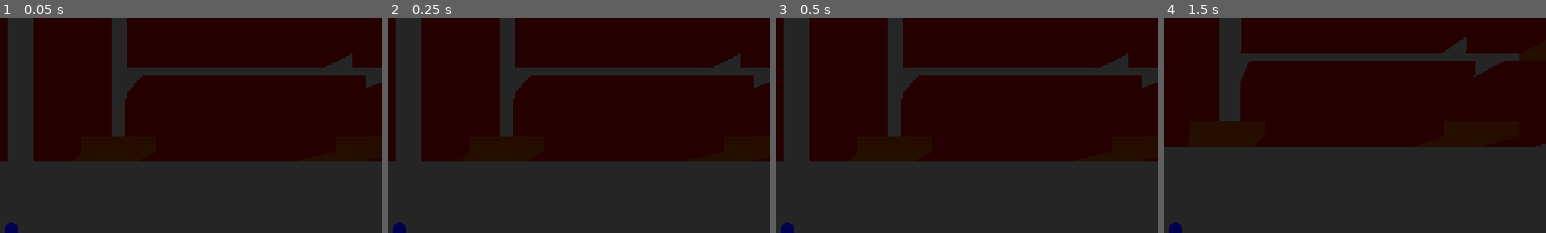
Above: before the commit, frames 1-4 (left to right).
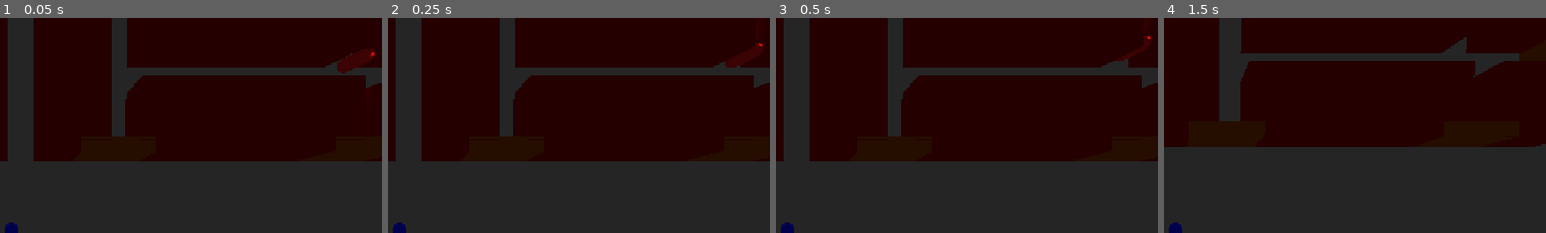
Above: after the commit, the same moments.

Repository: fabianmueller7/GameDev_MURSS
Game: Godot game, scene res://Prototype.tscn
Two runs of this game, one before a commit and one after it. Both use one fixed random seed, a clock stepped at 60 frames per second and the inputs below. This scene is started directly instead of the project's main scene.
Inputs:
- Up to frame 1 (0.05 s): no input
- Up to frame 2 (0.25 s): no input
- Up to frame 3 (0.5 s): no input
- Up to frame 4 (1.5 s): tap Enter (ui_accept) at 0.5, 0.77 s; hold Right (ui_right) 0.53-1.28 s; hold Down (ui_down) from 1.28 s (still down)
The pictures show only the part of the screen within x 48-98%, y 0-50%; the shares and areas given below are measured in that part.

The runs differ from the first frame. In frame 1, 0.3% of the frame differs, in the area x 88-98%, y 16-26%; in frame 2, 0.2%; in frame 3, less than 0.1%; in frame 4, nothing differs.

Commit message:
enemies have line of sight

Diff:
--- a/Assets/Enemy/enemy.gd
+++ b/Assets/Enemy/enemy.gd
@@ -4,33 +4,39 @@
 @export var patrol_points: Array[Node3D] = []
 @export var patrol_speed := 2.0
 @export var chase_speed := 4.5
-## Start chasing when the player is closer than this.
+## Start chasing when the player is closer than this (and inside the view cone).
 @export var detect_range := 8.0
 ## Give up the chase when the player is farther than this.
 @export var lose_range := 12.0
+## Half of the field-of-view angle, in degrees.
+@export var view_angle := 35.0
+## The player gets caught when the enemy is closer than this.
+@export var catch_distance := 1.2
+## Height above the node's origin that the sight ray starts from and aims at.
+@export var eye_height := 0.5
 ## Color while patrolling.
 @export var patrol_color := Color(0.8, 0.15, 0.15)
 ## Color while chasing the player.
 @export var chase_color := Color(1.0, 0.5, 0.0)
-# Half of the field-of-view angle, in degrees (match the SpotLight3D's angle).
-@export var view_angle := 35.0
-
 
 @onready var agent: NavigationAgent3D = $NavigationAgent3D
 @onready var mesh: MeshInstance3D = $MeshInstance3D
 @onready var vision_light: SpotLight3D = $SpotLight3D
 
-var player: Node3D
+var player: Player
 var patrol_index := -1
 var chasing := false
 var material := StandardMaterial3D.new()
 
 
 func _ready() -> void:
-	player = get_tree().get_first_node_in_group("player")
+	player = get_tree().get_first_node_in_group("player") as Player
+
 	# Each enemy gets its own material, so changing one enemy's color doesn't affect the others.
 	material.albedo_color = patrol_color
 	mesh.material_override = material
+
+	# Make the light cone match the actual detection area.
 	vision_light.spot_range = detect_range
 	vision_light.spot_angle = view_angle
 	vision_light.light_color = patrol_color
@@ -47,7 +53,7 @@
 	if chasing:
 		agent.target_position = player.global_position
 	elif agent.is_navigation_finished() and not patrol_points.is_empty():
-		# Reached the current waypoint (or the player's last known spot): go to the next one.
+		# Reached the current waypoint: go to the next one.
 		patrol_index = (patrol_index + 1) % patrol_points.size()
 		agent.target_position = patrol_points[patrol_index].global_position
 
@@ -75,15 +81,33 @@
 	var forward := -global_transform.basis.z
 	var in_view := forward.angle_to(to_player) < deg_to_rad(view_angle)
 
-	if not chasing and distance < detect_range and in_view:
+	if chasing and distance < catch_distance:
+		player.respawn()
+		_stop_chase()
+	elif not chasing and distance < detect_range and in_view and _can_see_player():
 		chasing = true
 		material.albedo_color = chase_color
 		vision_light.light_color = chase_color
 	elif chasing and distance > lose_range:
-		chasing = false
-		material.albedo_color = patrol_color
-		vision_light.light_color = patrol_color
-		_return_to_patrol()
+		_stop_chase()
+
+
+func _can_see_player() -> bool:
+	# Cast a ray from the enemy's eyes to the player. If the first thing it hits
+	# is the player, nothing is in the way.
+	var from := global_position + Vector3.UP * eye_height
+	var to := player.global_position + Vector3.UP * eye_height
+	var query := PhysicsRayQueryParameters3D.create(from, to)
+	query.exclude = [get_rid()]  # don't let the ray hit the enemy itself
+	var result := get_world_3d().direct_space_state.intersect_ray(query)
+	return not result.is_empty() and result.collider == player
+
+
+func _stop_chase() -> void:
+	chasing = false
+	material.albedo_color = patrol_color
+	vision_light.light_color = patrol_color
+	_return_to_patrol()
 
 
 func _return_to_patrol() -> void:
--- a/Assets/Player/player.gd
+++ b/Assets/Player/player.gd
@@ -1,8 +1,20 @@
 extends CharacterBody3D
+class_name Player
 
 
 const SPEED = 5.0
 const JUMP_VELOCITY = 4.5
+
+var start_position: Vector3
+
+
+func _ready() -> void:
+	start_position = global_position
+
+
+func respawn() -> void:
+	global_position = start_position
+	velocity = Vector3.ZERO
 
 
 func _physics_process(delta: float) -> void:
@@ -15,7 +27,6 @@
 		velocity.y = JUMP_VELOCITY
 
 	# Get the input direction and handle the movement/deceleration.
-	# As good practice, you should replace UI actions with custom gameplay actions.
 	var input_dir := Input.get_vector("ui_left", "ui_right", "ui_up", "ui_down")
 	var direction := (transform.basis * Vector3(input_dir.x, 0, input_dir.y)).normalized()
 	if direction:
--- a/Prototype.tscn
+++ b/Prototype.tscn
@@ -43,6 +43,32 @@
 [node name="Marker3DRoute1M4" type="Marker3D" parent="." unique_id=1228522832]
 transform = Transform3D(1, 0, 0, 0, 1, 0, 0, 0, 1, -4.3232894, 0.22139275, 20.179972)
 
-[node name="Enemy" parent="." unique_id=966649276 node_paths=PackedStringArray("patrol_points") instance=ExtResource("3_1h0e5")]
+[node name="Marker3DRoute2M1" type="Marker3D" parent="." unique_id=153825760]
+transform = Transform3D(1, 0, 0, 0, 1, 0, 0, 0, 1, 14.6363325, 0.42365563, 30.255852)
+
+[node name="Marker3DRoute2M2" type="Marker3D" parent="." unique_id=330859281]
+transform = Transform3D(1, 0, 0, 0, 1, 0, 0, 0, 1, 14.6363325, 0.42365563, -3.9262543)
+
+[node name="Marker3DRoute3M1" type="Marker3D" parent="." unique_id=900088002]
+transform = Transform3D(1, 0, 0, 0, 1, 0, 0, 0, 1, 0.829442, 0.42365563, -0.9698429)
+
+[node name="Marker3DRoute3M2" type="Marker3D" parent="." unique_id=831572683]
+transform = Transform3D(1, 0, 0, 0, 1, 0, 0, 0, 1, -6.046607, 0.42365563, -0.71377873)
+
+[node name="Marker3DRoute3M3" type="Marker3D" parent="." unique_id=296127040]
+transform = Transform3D(1, 0, 0, 0, 1, 0, 0, 0, 1, -6.4393864, 0.42365563, -7.7716236)
+
+[node name="Marker3DRoute3M4" type="Marker3D" parent="." unique_id=1535856716]
+transform = Transform3D(1, 0, 0, 0, 1, 0, 0, 0, 1, 0.52545595, 0.42365563, -7.7716236)
+
+[node name="Enemy1" parent="." unique_id=966649276 node_paths=PackedStringArray("patrol_points") instance=ExtResource("3_1h0e5")]
 transform = Transform3D(1, 0, 0, 0, 1, 0, 0, 0, 1, -4.3414364, 0.9999981, 19.81176)
 patrol_points = [NodePath("../Marker3DRoute1M1"), NodePath("../Marker3DRoute1M2"), NodePath("../Marker3DRoute1M3"), NodePath("../Marker3DRoute1M4")]
+
+[node name="Enemy2" parent="." unique_id=582973543 node_paths=PackedStringArray("patrol_points") instance=ExtResource("3_1h0e5")]
+transform = Transform3D(1, 0, 0, 0, 1, 0, 0, 0, 1, 14.683144, 0.9999981, 29.426367)
+patrol_points = [NodePath("../Marker3DRoute2M1"), NodePath("../Marker3DRoute2M2")]
+
+[node name="Enemy3" parent="." unique_id=902739928 node_paths=PackedStringArray("patrol_points") instance=ExtResource("3_1h0e5")]
+transform = Transform3D(-0.23386861, 0, 0.9722682, 0, 1, 0, -0.9722682, 0, -0.23386861, 0.7467537, 0.9999981, -0.5643401)
+patrol_points = [NodePath("../Marker3DRoute3M1"), NodePath("../Marker3DRoute3M2"), NodePath("../Marker3DRoute3M3"), NodePath("../Marker3DRoute3M4")]
